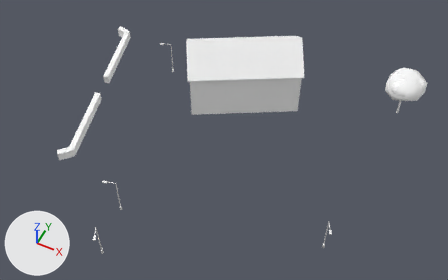
Renders of the glTF model cities/arlov-borggatan/pack/tiles/c-7_-1.glb from each side of a commit.
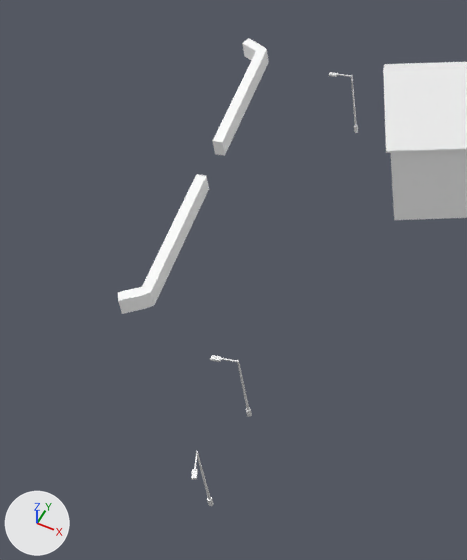
Each version is shown whole from a camera (50 mm lens) standing at (-366.4, -75.9, 72.4) and looking at (-392.2, -24.2, 7.8), then close up on the part from 0% to 51% of the width and 3% to 100% of the height. The axes (+X, +Y, +Z) are drawn at lower left. The lights are the same throughout. The first two pictures are the older version. Where no turn or scale is listed for an object, it has been applied to the vertices. Vertices at exactly the same position are counted once.

Script lines for the objects in view, before the commit:
```python
me_sm_street_furniture__7__1 = bpy.data.meshes.new('SM_Street_Furniture_-7_-1')
me_sm_street_furniture__7__1.from_pydata(...)  # 224 vertices, 304 faces; spans x -18.2..18.2, y -17.8..17.8, z -3.0..3.0
# faces by material slot: [256, 48]
me_sm_street_furniture__7__1.materials.append(mat_m_furniture_metal)  # white #ffffff
me_sm_street_furniture__7__1.materials.append(mat_m_furniture_lampglass)  # white #ffffff, glowing beige #ffeac4
me_sm_trees__7__1 = bpy.data.meshes.new('SM_Trees_-7_-1')
me_sm_trees__7__1.from_pydata(...)  # 138 vertices, 252 faces; spans x -2.75..2.75, y -3.01..3.01, z -3.85..3.85
# faces by material slot: [12, 240]
me_sm_trees__7__1.materials.append(mat_m_bark_wood)  # white #ffffff
me_sm_trees__7__1.materials.append(mat_m_leaf)  # white #ffffff
me_sm_wall_hedge__7__1 = bpy.data.meshes.new('SM_Wall_Hedge_-7_-1')
me_sm_wall_hedge__7__1.from_pydata(...)  # 46 vertices, 62 faces; spans x -4.7..4.7, y -14.3..14.3, z -0.7..0.7
me_sm_wall_hedge__7__1.materials.append(mat_m_hedge)  # white #ffffff
ob_sm_street_furniture__7__1 = bpy.data.objects.new('SM_Street_Furniture_-7_-1', me_sm_street_furniture__7__1)
ob_sm_street_furniture__7__1.location = (-391.43, -29.09, 6.92)
ob_sm_trees__7__1 = bpy.data.objects.new('SM_Trees_-7_-1', me_sm_trees__7__1)
ob_sm_trees__7__1.location = (-372.27, -4.34, 8.04)
ob_sm_wall_hedge__7__1 = bpy.data.objects.new('SM_Wall_Hedge_-7_-1', me_sm_wall_hedge__7__1)
ob_sm_wall_hedge__7__1.location = (-416.42, -20.83, 4.53)
# also in view: 'SM_Building_w208682121' at (-395.7, -10.6, 9.1)
```
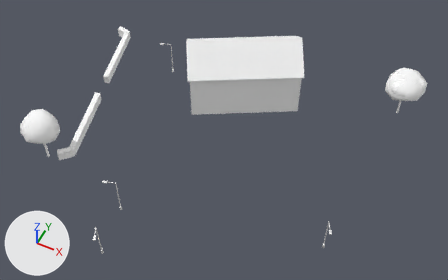
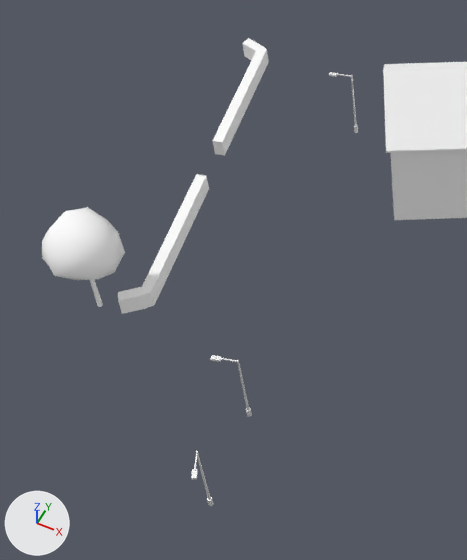
The newer file is also turned or shifted as a whole; pictures and numbers use the older file's frame.

What differs and where, as boxes [x1, y1, x2, y2] in the close-ups (467 x 560 px):
'SM_Trees_-7_-1', reshaped (not visible before): after [42, 207, 125, 307]
part 1 of me_sm_trees__7__1, added: after [90, 280, 103, 307]
part 2 of me_sm_trees__7__1, added: after [42, 207, 125, 280]
part 3 of me_sm_trees__7__1, added (mostly hidden): after [113, 233, 120, 252]

What the commit changed:
me_sm_trees__7__1 is used by ob_sm_trees__7__1; location (-372.27, -4.34, 8.04).
me_sm_trees__7__1 had 138 vertices, 252 faces and spanned x -2.75..2.75, y -3.01..3.01, z -3.85..3.85.
me_sm_trees__7__1 now has 276 vertices, 504 faces and spans x -45.69..2.75, y -33.73..3.01, z -4.1..4.05.
me_sm_trees__7__1 part 1: the loose piece of 12 vertices spanning x -0.38..-0.06, y -0.17..0.11, z -3.85..-0.47 is copied, and the copy is scaled about its middle by (1.21, 1.22, 1.08), then moved by (-42.56, -30.83, -0.12); it spans x -42.97..-42.58, y -31.03..-30.69, z -4.1..-0.46.
me_sm_trees__7__1 part 2: a new loose piece of 42 vertices spanning x -45.69..-40.07, y -33.73..-28.06, z -0.71..4.05, in mat_m_leaf (white #ffffff).
me_sm_trees__7__1 part 3: a new loose piece of 42 vertices spanning x -43.03..-40.36, y -31.58..-28.73, z 0.79..2.83, in mat_m_leaf (white #ffffff).
Other edits to the shape of me_sm_trees__7__1 do not show in these pictures.
